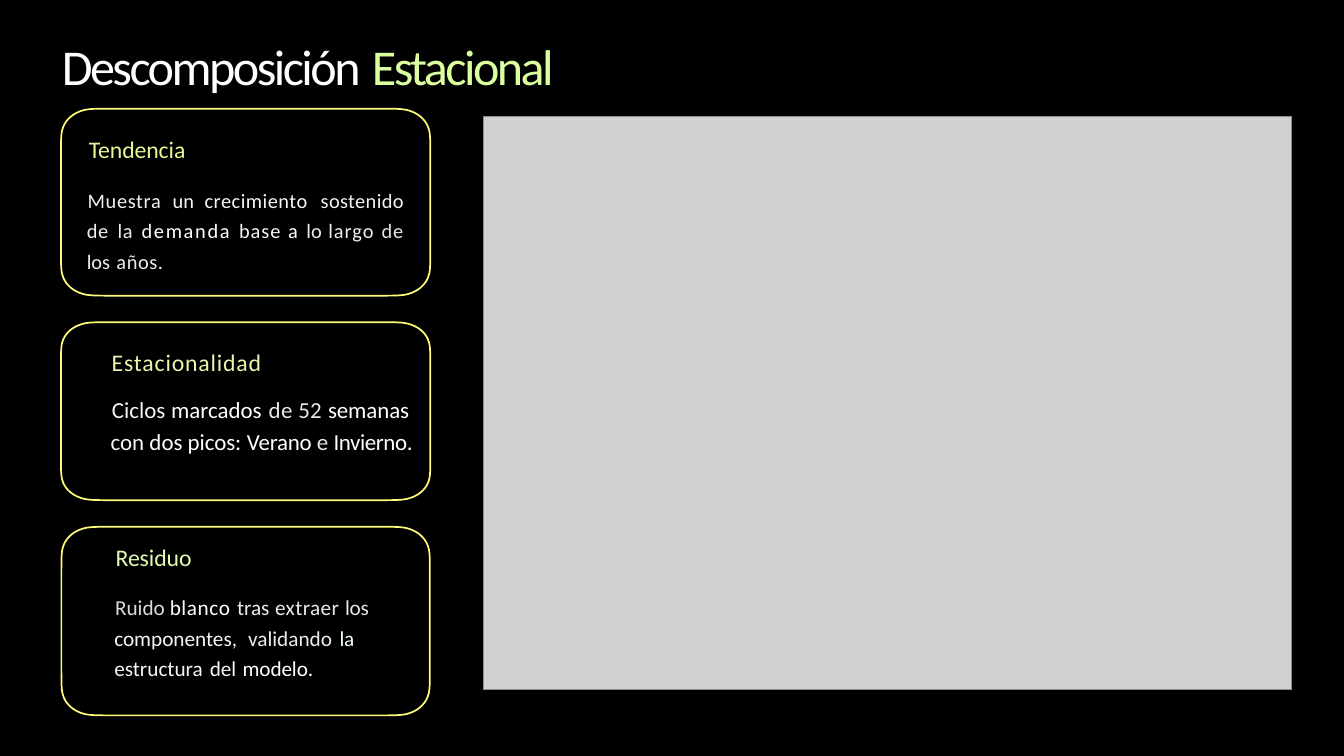
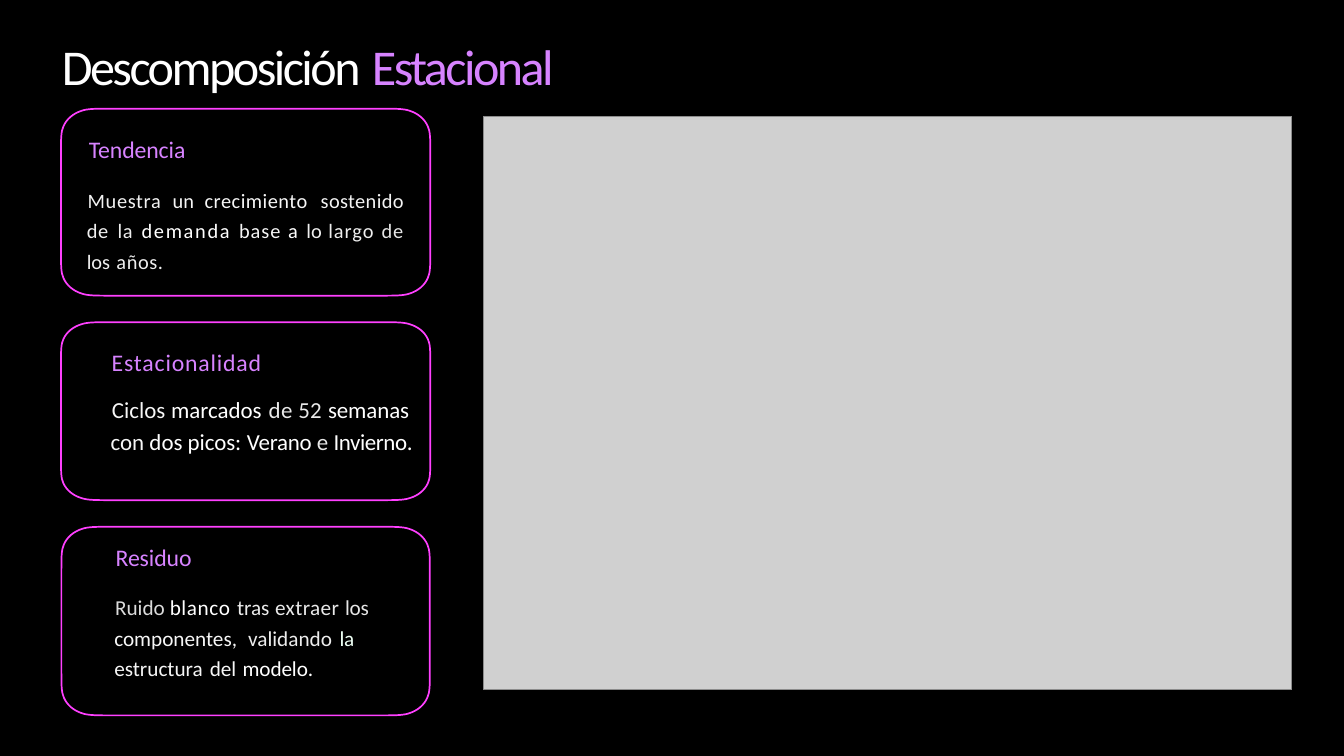
Before and after one commit to alexisbarnique/ceia-ast-tpf, a slide deck: slide 4 of Pronóstico de Demanda Eléctrica GBA.pptx. Drawn at 1344x756 pixels with LibreOffice and Linux fonts; fonts in the diff are those of the drawing; grey boxes stand for pictures. Boxes give left, top, right and bottom in pixels: in the first picture for what was removed or moved away, otherwise in the second. Text is boxed around its words. In the diff, an @@ line names an element or a change of style, - is before the commit and + after.

```diff
--- a/Pronóstico de Demanda Eléctrica GBA.pptx
+++ b/Pronóstico de Demanda Eléctrica GBA.pptx
@@ title "Descomposición Estacional" at (x1=62, y1=50, x2=554, y2=93): text colour #DBFF9E to #D783FF in "Estacional" @@
@@ text "Tendencia" at (x1=89, y1=141, x2=186, y2=158): text colour #E4F997 to #D783FF @@
@@ text "Estacionalidad" at (x1=112, y1=354, x2=261, y2=371): text colour #E9F6AB to #D783FF @@
@@ outline #FFFC79 2 pt to #FF40FF 2 pt in 3 elements at (x1=61, y1=109, x2=430, y2=296), (x1=61, y1=322, x2=430, y2=500), (x1=61, y1=526, x2=430, y2=714) @@
@@ text "Residuo" at (x1=116, y1=549, x2=192, y2=566): text colour #E2FDB1 to #D783FF @@
```
Also in this commit, not shown: 9 other slides changed.
